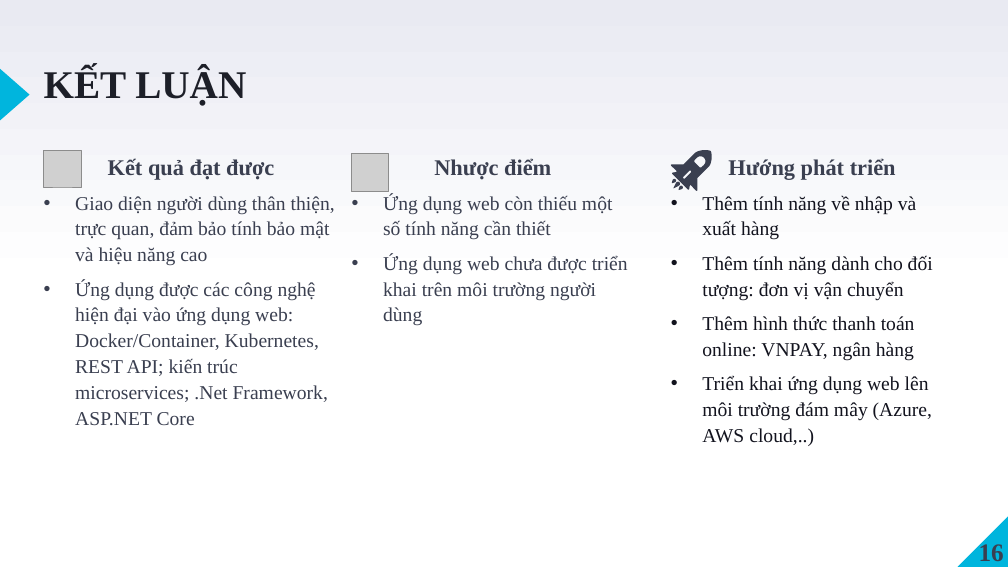
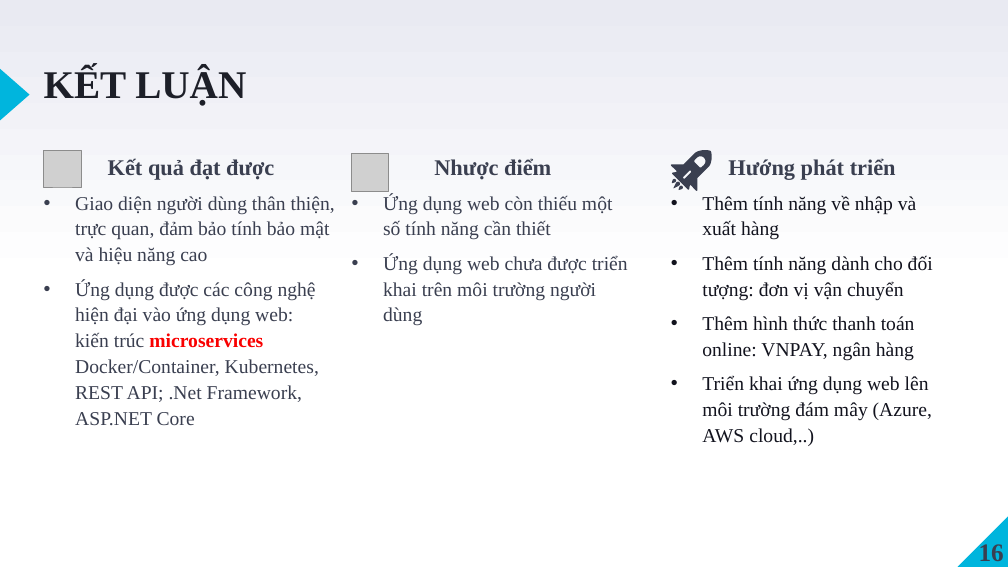
Before and after one commit to VoQuangTuong185/DoAnTotNghiep, a slide deck: slide 16 of Documentation/BCDK4/CN_185_VoQuangTuong_TomTat_BCCK.pptx. Drawn at 1008x567 pixels with LibreOffice and Linux fonts; fonts in the diff are those of the drawing; grey boxes stand for pictures. Boxes give left, top, right and bottom in pixels: in the first picture for what was removed or moved away, otherwise in the second. Text is boxed around its words. In the diff, an @@ line names an element or a change of style, - is before the commit and + after.

```diff
--- a/Documentation/BCDK4/CN_185_VoQuangTuong_TomTat_BCCK.pptx
+++ b/Documentation/BCDK4/CN_185_VoQuangTuong_TomTat_BCCK.pptx
@@ text at (x1=75, y1=281, x2=319, y2=425): text changed @@
-• Ứng dụng được các công nghệ hiện đại vào ứng dụng web: Docker/Container, Kubernetes, REST API; kiến trúc microservices; .Net Framework, ASP.NET Core
+• Ứng dụng được các công nghệ hiện đại vào ứng dụng web: kiến trúc microservices Docker/Container, Kubernetes, REST API; .Net Framework, ASP.NET Core
```
Also in this commit, not shown: 3 other slides changed, 1 other file.
